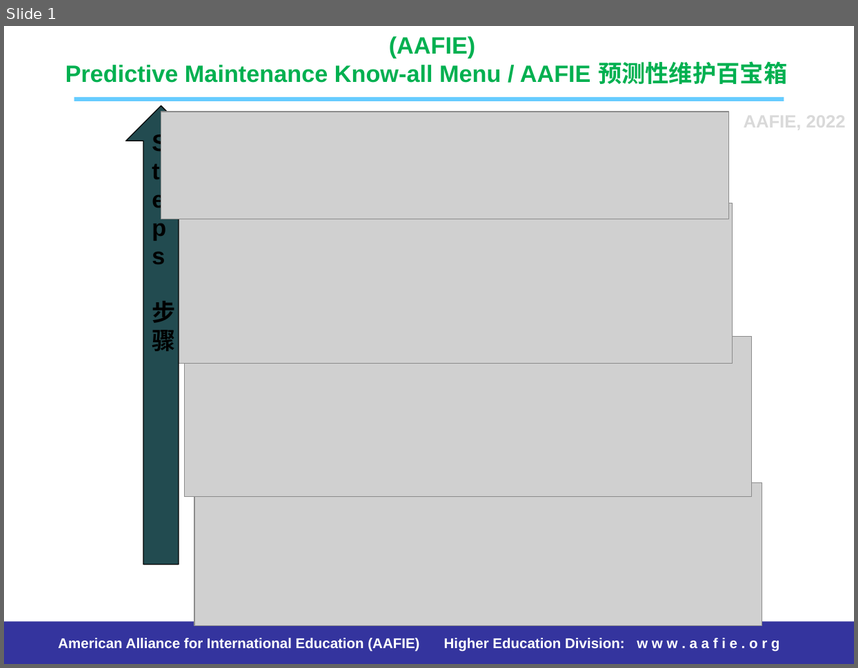
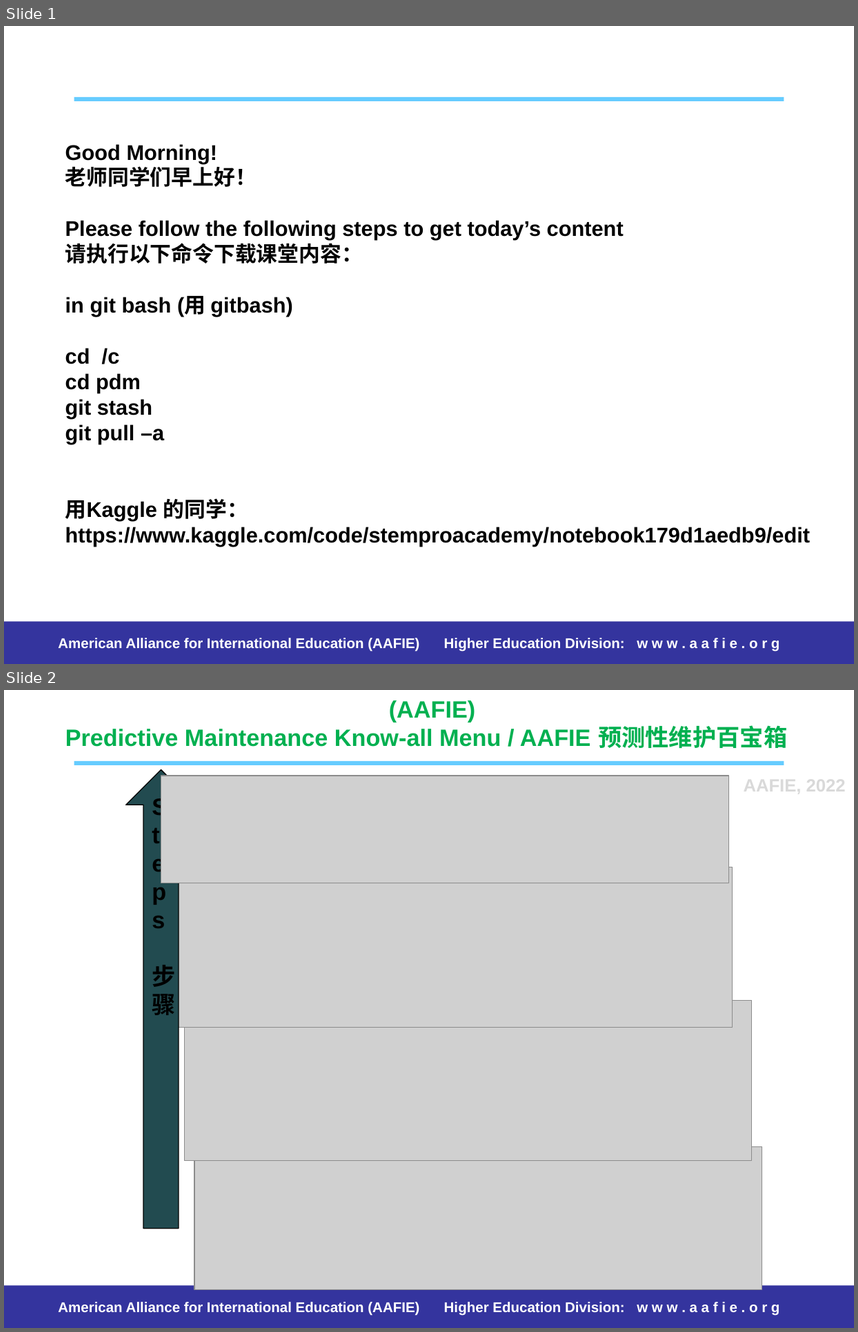
Before and after one commit to stemproaca/pdm, a slide deck: Classes/20221009.pptx. Shown one above the other, each under a label of ours: slide 1 before the commit, slides 1 and 2 after it. The pictures are 858x668 and 858x1332 pixels, drawn with LibreOffice and Linux fonts; fonts in the diff are those of the drawing; grey boxes stand for pictures. Boxes give left, top, right and bottom in pixels: in the first picture for what was removed or moved away, otherwise in the second. Text is boxed around its words. In the diff, an @@ line names an element or a change of style, - is before the commit and + after.

```diff
--- a/Classes/20221009.pptx
+++ b/Classes/20221009.pptx
@@ slide 1 added at box(4, 26, 854, 664), background #FFFFFF; not listed: 2 template elements that a slide beside it also shows @@
@@ text added at box(65, 144, 810, 546), 18 pt, text #000000, bold @@
+Good Morning!
+老师同学们早上好！
+Please follow the following steps to get today’s content
+请执行以下命令下载课堂内容：
+in git bash (用 gitbash)
+cd /c
+cd pdm
+git stash
+git pull –a
+用Kaggle 的同学：
+https://www.kaggle.com/code/stemproacademy/notebook179d1aedb9/edit
@@ what was slide 1 is now slide 2 @@
```
Also in this commit, not shown: 11 other files.
